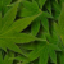
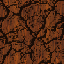
Before/after of a 64×64 layered artwork. What changed in the layer stack:
hid group "Leaf" (3 layers) over [0, 0, 64, 64]
hid "Layer #3" over [0, 0, 64, 64]
added group "Layer Group #9" (multiply, 78%) with 5 layers above "Layer Group" over [0, 0, 64, 64]
added group "Layer Group #10" (multiply) with 3 layers in group "Layer Group #9" over [0, 0, 64, 64]
added layer "Pasted Layer" (multiply) in group "Layer Group #10" over [0, 0, 64, 64]
added layer "Layer #13" in group "Layer Group #10" over [0, 0, 64, 64]
added layer "Layer #11" (multiply) in group "Layer Group #10" over [0, 0, 64, 64]
showed group "Layer Group" (3 layers) over [0, 0, 64, 64]
